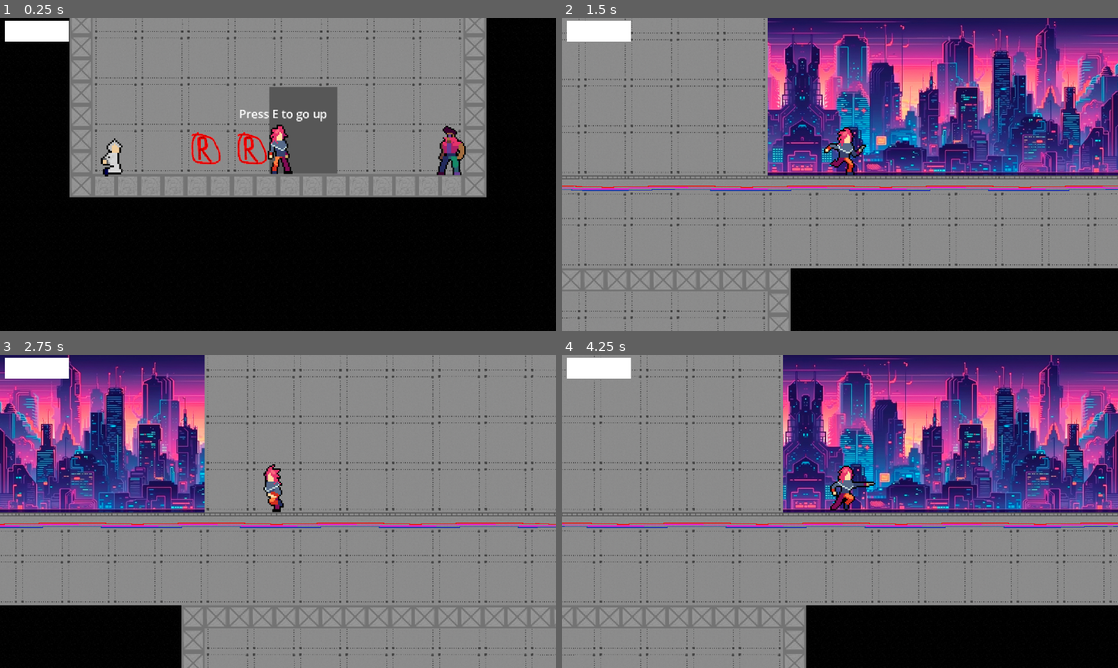
Above: before the commit, frames 1-4 (two rows, left to right).
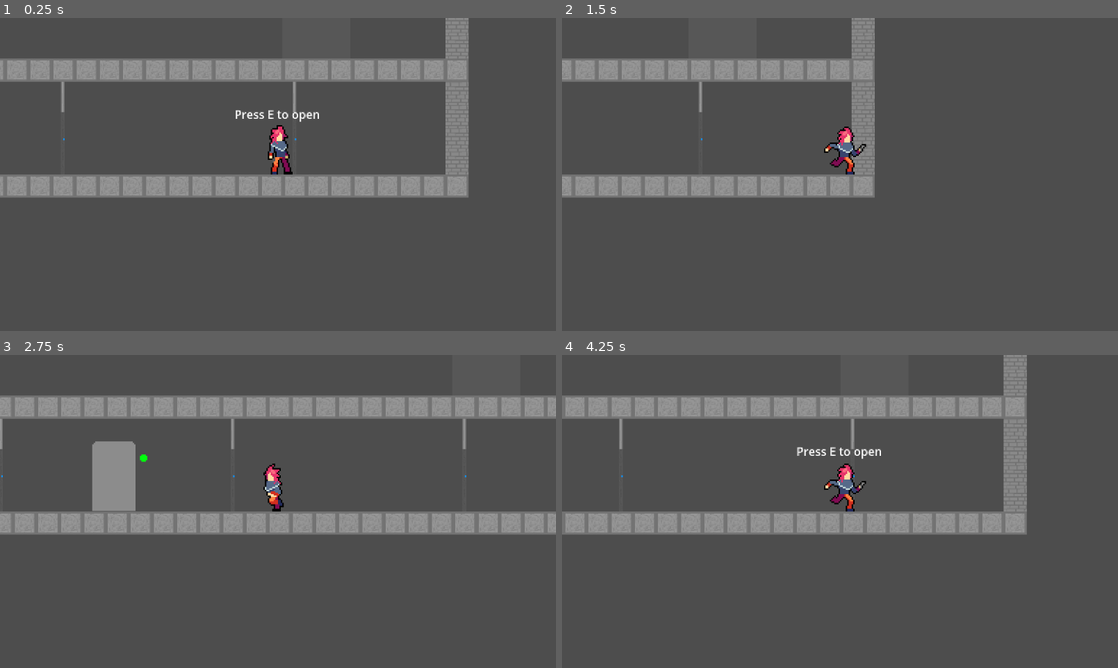
Above: after the commit, the same moments.

Repository: sppmacd/everything-has-to-end
Game: Godot game, scene res://main.tscn
Same seed, same stepped clock (60 frames per second), same inputs: the game is played once before the commit and once after it.
Inputs (mouse positions are in pixels of both pictures, inside the frame that each line leads up to):
- Up to frame 1 (0.25 s): no input
- Up to frame 2 (1.5 s): tap E at 0.5, 0.6, 1.35 s; move the mouse to (962, 158) at 0.52 s; hold D from 0.53 s (still down); click (962, 158) at 0.67 s; tap Space at 0.77 s; move the mouse to (728, 190) at 1.27 s; click (728, 190) at 1.42 s
- Up to frame 3 (2.75 s): tap Space at 1.52 s; move the mouse to (333, 442) at 2.02 s; release D at 2.03 s; hold A from 2.03 s (still down); tap R at 2.1 s; click (333, 442) at 2.17 s; tap E at 2.3 s
- Up to frame 4 (4.25 s): move the mouse to (812, 574) at 2.77 s; release A at 2.78 s; hold D from 2.78 s (still down); tap E at 2.85, 3.6 s; click (812, 574) at 2.92 s; tap Space at 3.02, 3.77 s; move the mouse to (1006, 558) at 3.52 s; click (1006, 558) at 3.67 s

The runs differ from the first frame. In frame 1, 87% of the frame differs, in the area x 0-100%, y 0-100%; in frame 2, 93%; in frame 3, 90%; in frame 4, 92%.

Commit message:
A bunch of changes related to npcs and keys

Diff:
--- /dev/null
+++ b/assets/keys/lvl2_floor0_upstairs.tres
@@ -0,0 +1,7 @@
+[gd_resource type="AtlasTexture" load_steps=2 format=3 uid="uid://bsmleio0hpju1"]
+
+[ext_resource type="Texture2D" uid="uid://dkl2lutc6u5wx" path="res://assets/keys/icons.png" id="1_m4768"]
+
+[resource]
+atlas = ExtResource("1_m4768")
+region = Rect2(32, 0, 16, 16)
--- /dev/null
+++ b/entities/corridor_door.gd
@@ -0,0 +1,25 @@
+extends StaticBody2D
+
+var open = false
+
+@export
+var required_key: String
+
+func action_tooltip() -> String:
+	var player: Player = Main.the.current_level().player()
+	if required_key and not player.has_key(required_key):
+		return "Key [img]" + Keys.KEY_TEXTURES[required_key] + "[/img] is required"
+	return "Press E to close" if open else "Press E to open"
+
+func action_enabled() -> bool:
+	return true
+
+func action_use(player: Player):
+	if required_key and not player.has_key(required_key):
+		return
+	if open:
+		open = false
+		collision_layer = 0x3 # Both use and collision
+	else:
+		open = true
+		collision_layer = 0x2 # Only use
--- /dev/null
+++ b/entities/corridor_door.tscn
@@ -0,0 +1,14 @@
+[gd_scene load_steps=3 format=3 uid="uid://dskljqmgkkmyf"]
+
+[ext_resource type="Script" uid="uid://cuuq5j3ptmdlj" path="res://entities/corridor_door.gd" id="1_hu5o5"]
+
+[sub_resource type="RectangleShape2D" id="RectangleShape2D_eh3xb"]
+size = Vector2(4, 88)
+
+[node name="CorridorDoor" type="StaticBody2D"]
+collision_layer = 3
+script = ExtResource("1_hu5o5")
+
+[node name="CollisionShape2D" type="CollisionShape2D" parent="."]
+position = Vector2(0, -44)
+shape = SubResource("RectangleShape2D_eh3xb")
--- a/entities/door.gd
+++ b/entities/door.gd
@@ -20,7 +20,9 @@
 	return true
 
 func _on_spawn_timer_timeout() -> void:
-	if randf() < 0.1 and open:
+	if randf() < 0.9 and open:
+		if len(get_tree().get_nodes_in_group("npc")) > 0:
+			return
 		const npc_scene = preload("res://entities/npc.tscn")
 		var npc = npc_scene.instantiate()
 		Main.the.current_level().add_child(npc)
--- a/entities/npc.gd
+++ b/entities/npc.gd
@@ -1,11 +1,49 @@
 extends CharacterBody2D
+
+
+# flipped = facing left
+var flipped = true
+
+
+func set_flipped(f: bool):
+	flipped = f
+	$AnimatedSprite2D.flip_h = flipped
+	$AnimatedSprite2D.offset.x = -12 if flipped else 12
+	$RayCast2D.target_position = sight_vector() * 10000
+
+
+func _ready() -> void:
+	$AnimatedSprite2D.play("idle")
+
+
+func sight_vector() -> Vector2:
+	return Vector2.LEFT if flipped else Vector2.RIGHT
+
 
 func damage(v: int):
 	print("DAMAGE ", v)
+	$AnimatedSprite2D.play("death")
+	await get_tree().create_timer(0.7).timeout
+	var player: Player = Main.the.current_level().player()
+	player.add_key(Keys.lvl2_floor0_upstairs)
 	queue_free()
 
 
+func raytrace_player():
+	var player: Player = Main.the.current_level().player()
+	var collider = $RayCast2D.get_collider()
+	if collider and collider == player:
+		return player.global_position
+	return null
+
+
+func _physics_process(delta: float) -> void:
+	var p = raytrace_player()
+	print(p)
+
+
 func _on_timer_timeout() -> void:
+	set_flipped(not flipped)
 	var shell = preload("res://entities/shell.tscn").instantiate()
 	var player = Main.the.current_level().get_node("Player")
 	Main.the.current_level().add_child(shell)
--- a/entities/npc.tscn
+++ b/entities/npc.tscn
@@ -1,21 +1,110 @@
-[gd_scene load_steps=4 format=3 uid="uid://bn4lvjes84bug"]
+[gd_scene load_steps=16 format=3 uid="uid://bn4lvjes84bug"]
 
 [ext_resource type="Script" uid="uid://c63p3n4kn5yd7" path="res://entities/npc.gd" id="1_34xg4"]
-[ext_resource type="Texture2D" uid="uid://6eykslatvhl2" path="res://icon.svg" id="1_kdwfn"]
+[ext_resource type="Texture2D" uid="uid://2e8o4qcnl2xd" path="res://assets/players/Cyborg/Cyborg_death.png" id="2_0u2uj"]
+[ext_resource type="Texture2D" uid="uid://batwe2vgcthj1" path="res://assets/players/Cyborg/Cyborg_idle.png" id="2_34xg4"]
+
+[sub_resource type="AtlasTexture" id="AtlasTexture_5hdwl"]
+atlas = ExtResource("2_0u2uj")
+region = Rect2(0, 0, 48, 48)
+
+[sub_resource type="AtlasTexture" id="AtlasTexture_gmbj5"]
+atlas = ExtResource("2_0u2uj")
+region = Rect2(48, 0, 48, 48)
+
+[sub_resource type="AtlasTexture" id="AtlasTexture_hp18m"]
+atlas = ExtResource("2_0u2uj")
+region = Rect2(96, 0, 48, 48)
+
+[sub_resource type="AtlasTexture" id="AtlasTexture_uoas0"]
+atlas = ExtResource("2_0u2uj")
+region = Rect2(144, 0, 48, 48)
+
+[sub_resource type="AtlasTexture" id="AtlasTexture_fcy8s"]
+atlas = ExtResource("2_0u2uj")
+region = Rect2(192, 0, 48, 48)
+
+[sub_resource type="AtlasTexture" id="AtlasTexture_yeq80"]
+atlas = ExtResource("2_0u2uj")
+region = Rect2(240, 0, 48, 48)
+
+[sub_resource type="AtlasTexture" id="AtlasTexture_34xg4"]
+atlas = ExtResource("2_34xg4")
+region = Rect2(0, 0, 48, 48)
+
+[sub_resource type="AtlasTexture" id="AtlasTexture_0u2uj"]
+atlas = ExtResource("2_34xg4")
+region = Rect2(48, 0, 48, 48)
+
+[sub_resource type="AtlasTexture" id="AtlasTexture_sg5r8"]
+atlas = ExtResource("2_34xg4")
+region = Rect2(96, 0, 48, 48)
+
+[sub_resource type="AtlasTexture" id="AtlasTexture_eqa5y"]
+atlas = ExtResource("2_34xg4")
+region = Rect2(144, 0, 48, 48)
+
+[sub_resource type="SpriteFrames" id="SpriteFrames_0u2uj"]
+animations = [{
+"frames": [{
+"duration": 1.0,
+"texture": SubResource("AtlasTexture_5hdwl")
+}, {
+"duration": 1.0,
+"texture": SubResource("AtlasTexture_gmbj5")
+}, {
+"duration": 1.0,
+"texture": SubResource("AtlasTexture_hp18m")
+}, {
+"duration": 1.0,
+"texture": SubResource("AtlasTexture_uoas0")
+}, {
+"duration": 1.0,
+"texture": SubResource("AtlasTexture_fcy8s")
+}, {
+"duration": 1.0,
+"texture": SubResource("AtlasTexture_yeq80")
+}],
+"loop": false,
+"name": &"death",
+"speed": 10.0
+}, {
+"frames": [{
+"duration": 1.0,
+"texture": SubResource("AtlasTexture_34xg4")
+}, {
+"duration": 1.0,
+"texture": SubResource("AtlasTexture_0u2uj")
+}, {
+"duration": 1.0,
+"texture": SubResource("AtlasTexture_sg5r8")
+}, {
+"duration": 1.0,
+"texture": SubResource("AtlasTexture_eqa5y")
+}],
+"loop": true,
+"name": &"idle",
+"speed": 5.0
+}]
 
 [sub_resource type="RectangleShape2D" id="RectangleShape2D_kdwfn"]
-size = Vector2(136, 128)
+size = Vector2(34, 70)
 
-[node name="Npc" type="CharacterBody2D"]
+[node name="Npc" type="CharacterBody2D" groups=["npc"]]
 collision_layer = 4
 script = ExtResource("1_34xg4")
 
-[node name="Sprite2D" type="Sprite2D" parent="."]
-position = Vector2(-4, -62)
-texture = ExtResource("1_kdwfn")
+[node name="AnimatedSprite2D" type="AnimatedSprite2D" parent="."]
+position = Vector2(0, -48)
+scale = Vector2(2, 2)
+sprite_frames = SubResource("SpriteFrames_0u2uj")
+animation = &"death"
+frame = 5
+frame_progress = 1.0
+offset = Vector2(10.33, 0)
 
 [node name="CollisionShape2D" type="CollisionShape2D" parent="."]
-position = Vector2(-2, -64)
+position = Vector2(2, -35)
 shape = SubResource("RectangleShape2D_kdwfn")
 
 [node name="Timer" type="Timer" parent="."]
@@ -23,6 +112,10 @@
 autostart = true
 
 [node name="GunMarker" type="Marker2D" parent="."]
-position = Vector2(38, -79)
+position = Vector2(11, -44)
+
+[node name="RayCast2D" type="RayCast2D" parent="."]
+position = Vector2(0, -57)
+target_position = Vector2(1000, -1)
 
 [connection signal="timeout" from="Timer" to="." method="_on_timer_timeout"]
--- a/entities/player.gd
+++ b/entities/player.gd
@@ -23,12 +23,14 @@
 var last_shot_timestamp: int = 0
 
 var keys: Array[String] = []
+signal key_added
 
 func has_key(key: String):
 	return key in keys
 
 func add_key(key: String):
 	keys.append(key)
+	key_added.emit()
 
 func _animation_process(delta: float) -> void:
 	if jumping:
--- a/entities/player.tscn
+++ b/entities/player.tscn
@@ -371,7 +371,7 @@
 
 [node name="Player" type="CharacterBody2D"]
 z_index = 1000
-collision_layer = 4
+collision_layer = 5
 script = ExtResource("1_b0kkn")
 
 [node name="Sprite2D" type="AnimatedSprite2D" parent="."]
@@ -396,11 +396,12 @@
 position = Vector2(-1, -4)
 shape = SubResource("RectangleShape2D_e4p34")
 
-[node name="PressEToUse" type="Label" parent="."]
-offset_left = -54.0
+[node name="PressEToUse" type="RichTextLabel" parent="."]
+offset_left = -93.0
 offset_top = -95.0
-offset_right = 53.0
+offset_right = 93.0
 offset_bottom = -72.0
+bbcode_enabled = true
 horizontal_alignment = 1
 vertical_alignment = 1
 
--- /dev/null
+++ b/gui/hud.gd
@@ -0,0 +1,17 @@
+extends Control
+
+func setup(player: Player):
+	player.key_added.connect(func():
+		update_keys_ui(player)
+	)
+
+
+func update_keys_ui(player: Player):
+	for q in $Keys.get_children():
+		q.queue_free()
+
+	for key in player.keys:
+		var q = TextureRect.new()
+		q.texture = load(Keys.KEY_TEXTURES[key])
+		q.custom_minimum_size = Vector2(64, 64)
+		$Keys.add_child(q)
--- a/gui/hud.tscn
+++ b/gui/hud.tscn
@@ -1,12 +1,15 @@
-[gd_scene format=3 uid="uid://clcafl3xybofv"]
+[gd_scene load_steps=2 format=3 uid="uid://clcafl3xybofv"]
+
+[ext_resource type="Script" uid="uid://bgymuk2jsmrrm" path="res://gui/hud.gd" id="1_350da"]
 
 [node name="Hud" type="Control"]
 layout_mode = 3
 anchors_preset = 0
+script = ExtResource("1_350da")
 
-[node name="ColorRect" type="ColorRect" parent="."]
+[node name="Keys" type="HFlowContainer" parent="."]
 layout_mode = 0
-offset_left = 10.0
-offset_top = 6.0
-offset_right = 143.0
-offset_bottom = 49.0
+offset_left = 7.0
+offset_top = 8.0
+offset_right = 677.0
+offset_bottom = 48.0
--- /dev/null
+++ b/keys.gd
@@ -0,0 +1,8 @@
+class_name Keys
+extends Node
+
+const lvl2_floor0_upstairs: String = "lvl2_floor0_upstairs"
+
+const KEY_TEXTURES = {
+	Keys.lvl2_floor0_upstairs: "res://assets/keys/lvl2_floor0_upstairs.tres"
+}
--- a/levels/level.tscn
+++ b/levels/level.tscn
@@ -8,7 +8,7 @@
 [node name="SpawnPoint" type="Marker2D" parent="."]
 
 [node name="RespawnTimer" type="Timer" parent="."]
-wait_time = 20.0
+wait_time = 180.0
 autostart = true
 
 [connection signal="timeout" from="RespawnTimer" to="." method="_on_respawn_timer_timeout"]
--- a/levels/level2.tscn
+++ b/levels/level2.tscn
@@ -1,8 +1,10 @@
-[gd_scene load_steps=9 format=4 uid="uid://d3vm4dg0841ls"]
+[gd_scene load_steps=11 format=4 uid="uid://d3vm4dg0841ls"]
 
 [ext_resource type="PackedScene" uid="uid://b62r6sibq6dpt" path="res://levels/level.tscn" id="1_p1d34"]
 [ext_resource type="PackedScene" uid="uid://4rhntp45r3y4" path="res://entities/stairs.tscn" id="2_p1d34"]
 [ext_resource type="Texture2D" uid="uid://dqnqxpmjx1ahj" path="res://assets/tiles.png" id="3_g1dg4"]
+[ext_resource type="PackedScene" uid="uid://dwpy6jdqyg73s" path="res://entities/door.tscn" id="4_py88r"]
+[ext_resource type="PackedScene" uid="uid://dskljqmgkkmyf" path="res://entities/corridor_door.tscn" id="5_g1dg4"]
 
 [sub_resource type="TileSetAtlasSource" id="TileSetAtlasSource_qyb5k"]
 texture = ExtResource("3_g1dg4")
@@ -57,7 +59,7 @@
 [node name="Floor0" type="Node2D" parent="." index="1"]
 
 [node name="Stairs_up" parent="Floor0" index="0" instance=ExtResource("2_p1d34")]
-position = Vector2(-287, 128)
+position = Vector2(-492, 128)
 
 [node name="Target" type="Marker2D" parent="Floor0/Stairs_up" index="2"]
 position = Vector2(-11, -177)
@@ -97,6 +99,22 @@
 position = Vector2(-400.5, 21)
 shape = SubResource("RectangleShape2D_qyb5k")
 
+[node name="Door" parent="Floor0" index="2" instance=ExtResource("4_py88r")]
+position = Vector2(108, 127)
+
+[node name="CorridorDoor4" parent="Floor0" index="3" instance=ExtResource("5_g1dg4")]
+position = Vector2(-400, 127)
+required_key = "lvl2_floor0_upstairs"
+
+[node name="CorridorDoor3" parent="Floor0" index="4" instance=ExtResource("5_g1dg4")]
+position = Vector2(-49, 127)
+
+[node name="CorridorDoor" parent="Floor0" index="5" instance=ExtResource("5_g1dg4")]
+position = Vector2(272, 127)
+
+[node name="CorridorDoor2" parent="Floor0" index="6" instance=ExtResource("5_g1dg4")]
+position = Vector2(592, 127)
+
 [node name="Floor1" type="Node2D" parent="." index="2"]
 position = Vector2(0, -271)
 
@@ -183,6 +201,3 @@
 [node name="CollisionShape2D3" type="CollisionShape2D" parent="Floor3/TileMapLayer/StaticBody2D" index="2"]
 position = Vector2(816, 64)
 shape = SubResource("RectangleShape2D_s1bpp")
-
-[node name="Player" parent="." index="5"]
-position = Vector2(54, 118)
--- a/main.gd
+++ b/main.gd
@@ -6,9 +6,10 @@
 
 func _ready():
 	the = self
-	switch_level(preload("res://levels/Level1.tscn").instantiate())
+	switch_level(preload("res://levels/level2.tscn").instantiate())
 	_current_level.add_child(preload("res://entities/player.tscn").instantiate())
 	_current_level.respawn_player()
+	$CanvasLayer/Hud.setup(current_level().player())
 
 func current_level():
 	return _current_level
Binary file added: assets/keys/icons.png
Not shown, added: assets/keys/icons.png.import
Not shown, added: entities/corridor_door.gd.uid
Not shown, added: gui/hud.gd.uid
Not shown, added: keys.gd.uid
